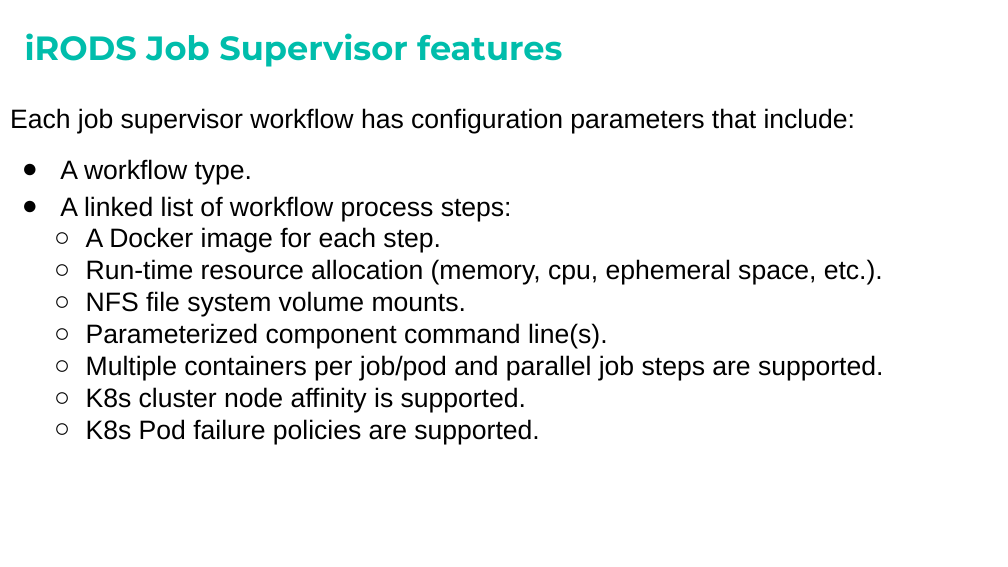
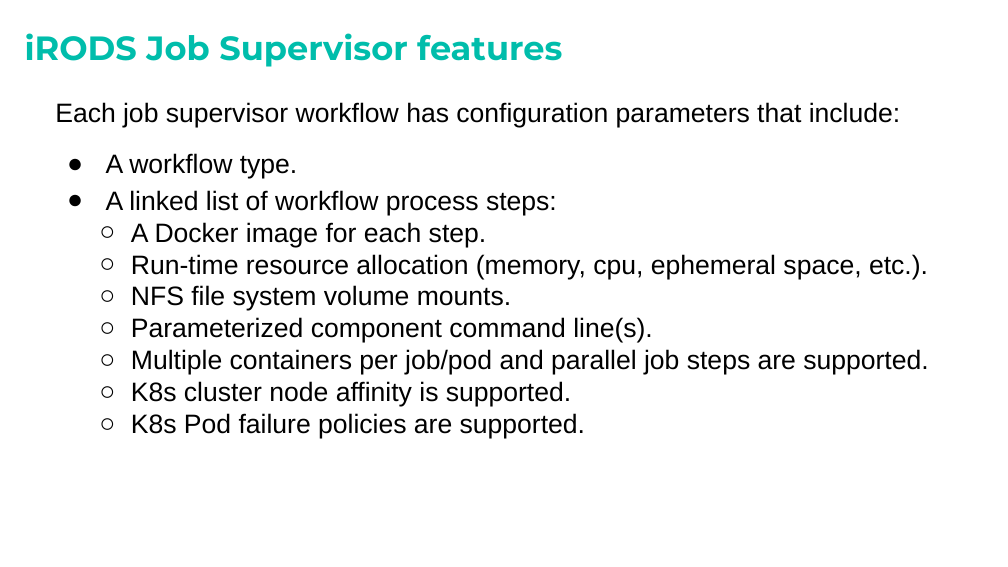
Before and after one commit to irods/irods_k8s, a slide deck: slide 12 of Docs/iRODS SuperV presentation.pptx (slide 11 before the commit). Drawn at 1008x567 pixels with LibreOffice and Linux fonts; fonts in the diff are those of the drawing; background and template pictures are left out. Boxes give left, top, right and bottom in pixels: in the first picture for what was removed or moved away, otherwise in the second. Text is boxed around its words. In the diff, an @@ line names an element or a change of style, - is before the commit and + after.

```diff
--- a/Docs/iRODS SuperV presentation.pptx
+++ b/Docs/iRODS SuperV presentation.pptx
@@ text "Each job supervisor workflow has ...": place and size @@
-text "Each job supervisor workflow has ..." at <box>10,108,883,444</box>
+text "Each job supervisor workflow has ..." at <box>55,102,928,439</box>
```
Also in this commit, not shown: 9 other slides changed, 1 slide added, 1 other file.
